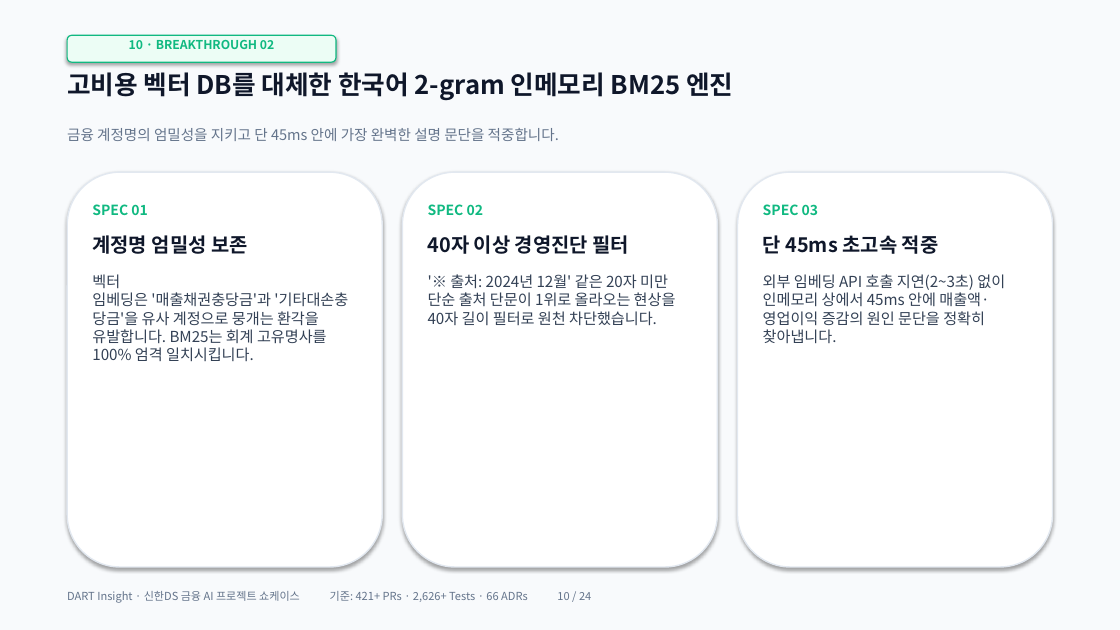
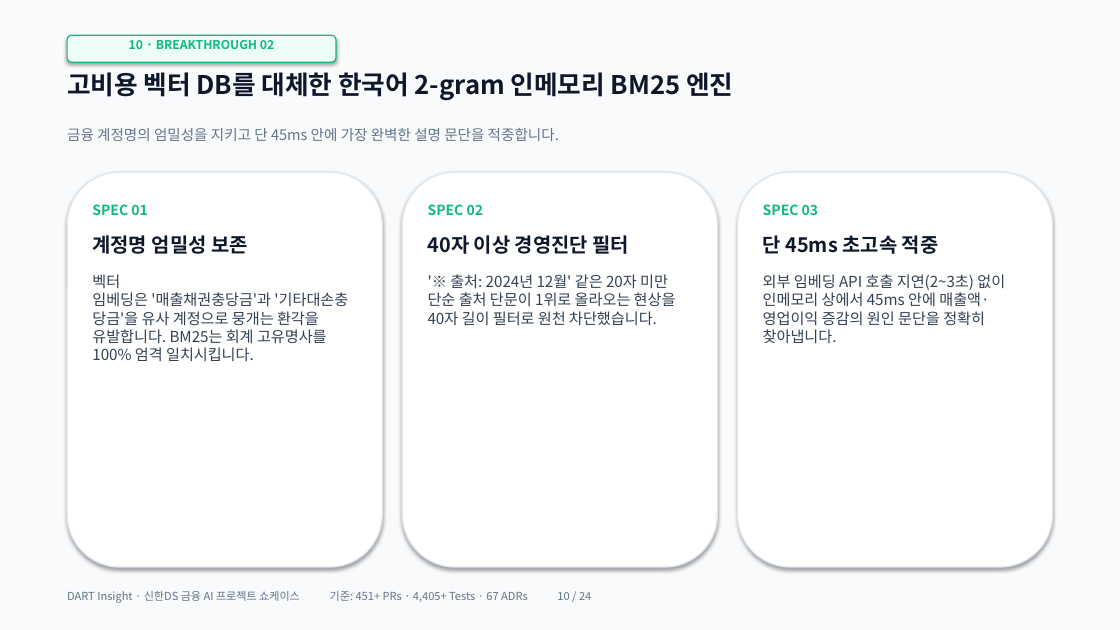
Before and after one commit to ShinhanDSProject/dart-insight, a slide deck: slide 10 of frontend/public/easter/DART_Insight_Presentation.pptx. Drawn at 1120x630 pixels with LibreOffice and Linux fonts; fonts in the diff are those of the drawing. Boxes give left, top, right and bottom in pixels: in the first picture for what was removed or moved away, otherwise in the second. Text is boxed around its words. In the diff, an @@ line names an element or a change of style, - is before the commit and + after.

```diff
--- a/frontend/public/easter/DART_Insight_Presentation.pptx
+++ b/frontend/public/easter/DART_Insight_Presentation.pptx
@@ text at (67, 591, 591, 603): text changed @@
-DART Insight · 신한DS 금융 AI 프로젝트 쇼케이스 기준: 421+ PRs · 2,626+ Tests · 66 ADRs 10 / 24
+DART Insight · 신한DS 금융 AI 프로젝트 쇼케이스 기준: 451+ PRs · 4,405+ Tests · 67 ADRs 10 / 24
```
Also in this commit, not shown: 23 other slides changed, 1 other file.
